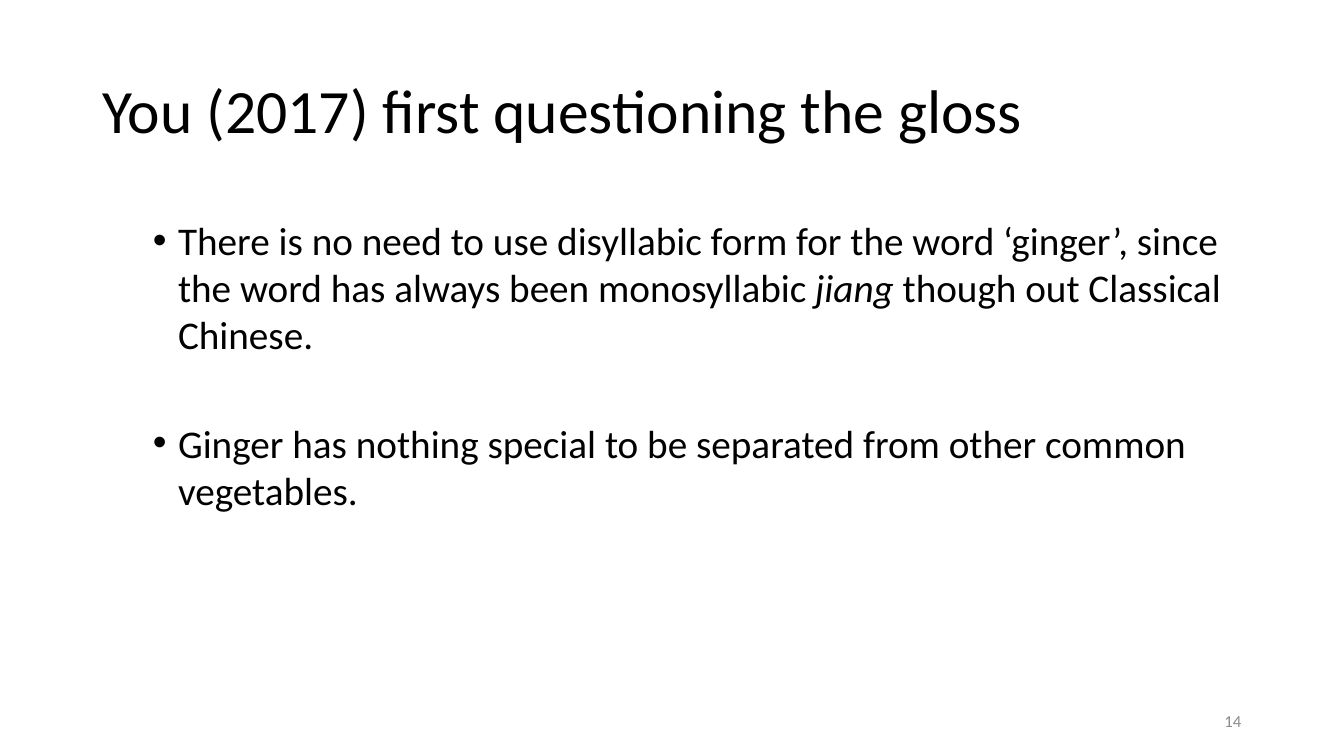
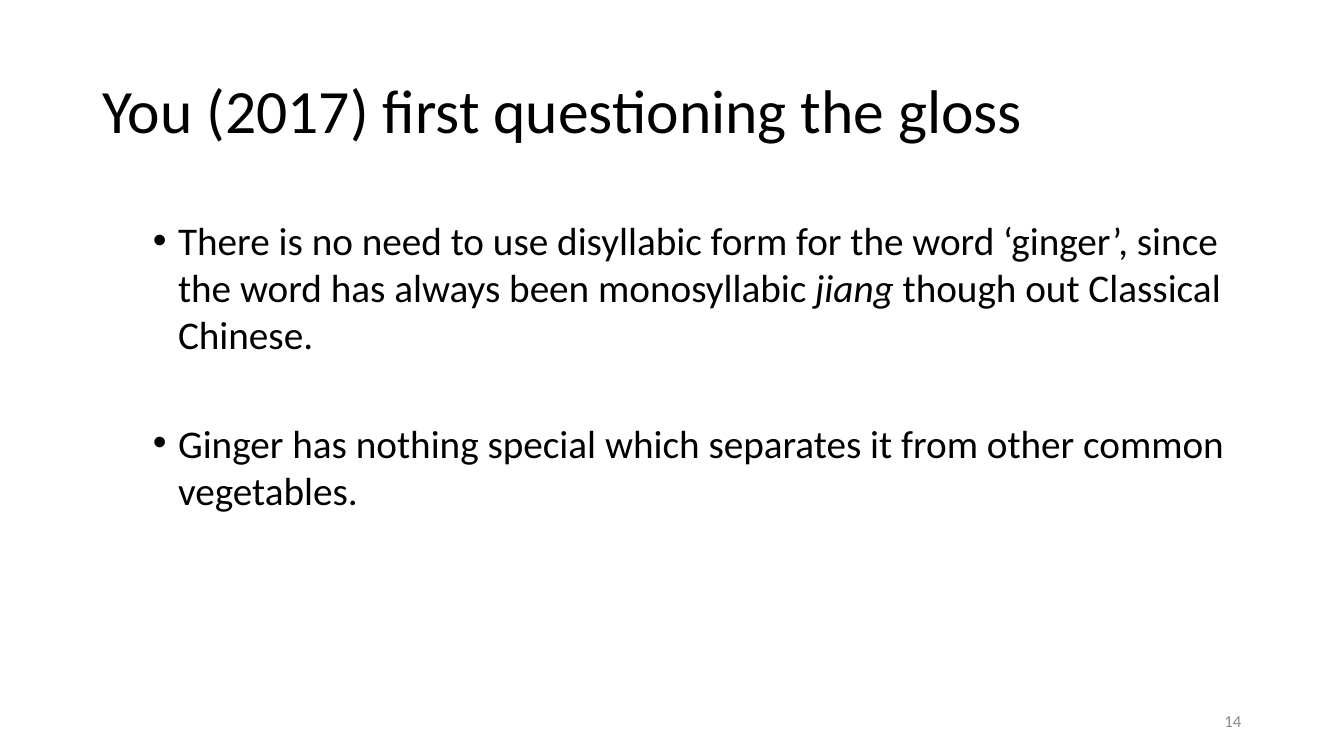
Before and after one commit to Yeheyinyan/AOS234_Talk_YaoZhang, a slide deck: slide 14 of AOS2024_YaoZhang.pptx. Drawn at 1344x756 pixels with LibreOffice and Linux fonts; fonts in the diff are those of the drawing. Boxes give left, top, right and bottom in pixels: in the first picture for what was removed or moved away, otherwise in the second. Text is boxed around its words. In the diff, an @@ line names an element or a change of style, - is before the commit and + after.

```diff
--- a/AOS2024_YaoZhang.pptx
+++ b/AOS2024_YaoZhang.pptx
@@ text at [178,430,1224,512]: text changed @@
-  • Ginger has nothing special to be separated from other common vegetables.
+  • Ginger has nothing special which separates it from other common vegetables.
```
Also in this commit, not shown: 7 other slides changed, 1 slide added, 1 other file.
